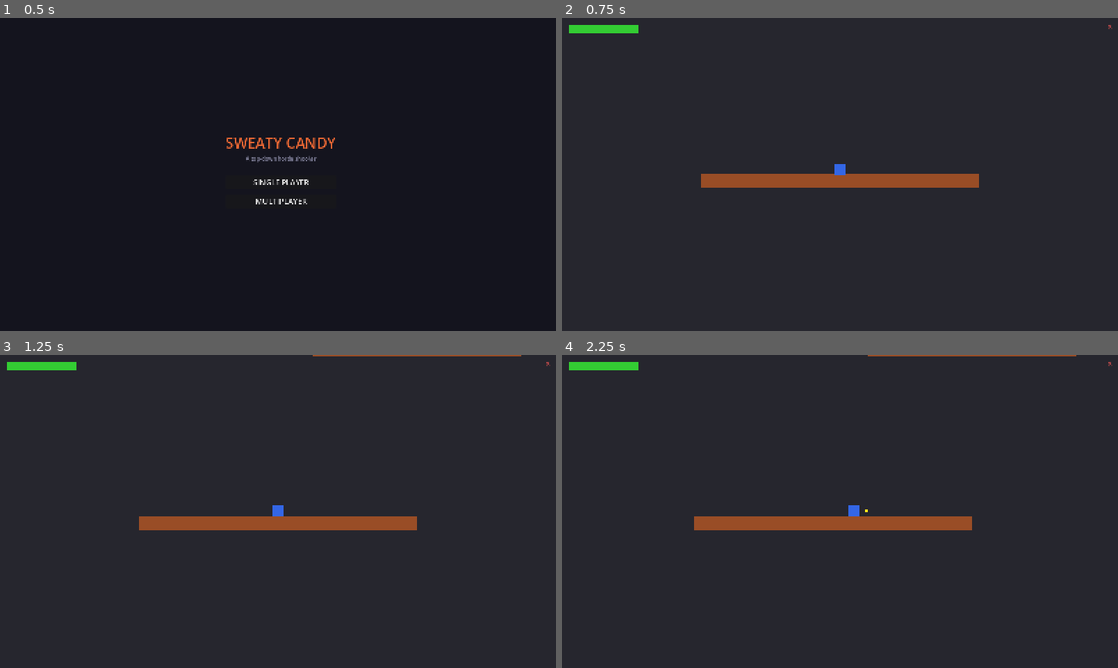
Above: before the commit, frames 1-4 (two rows, left to right).
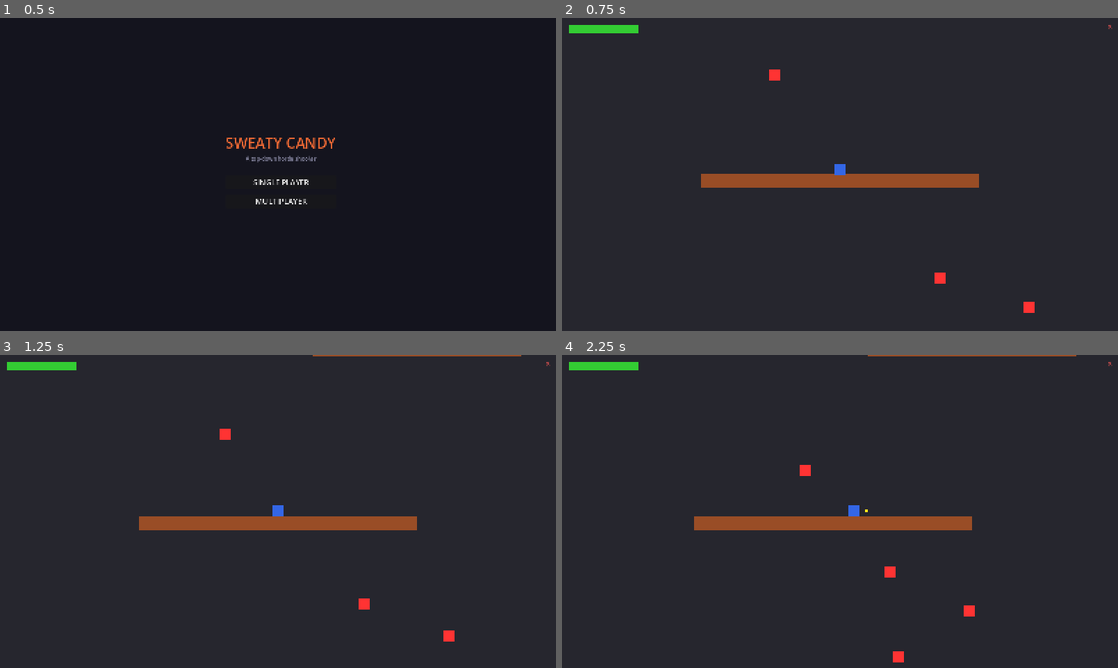
Above: after the commit, the same moments.

Repository: peter-lee97/sweaty-candy
Game: Godot game, scene res://scenes/ui/main_menu.tscn
The game is run twice, just before and just after one commit, with the same random seed, the same clock (stepped at 60 frames per second) and the same inputs.
Inputs (mouse positions are in pixels of both pictures, inside the frame that each line leads up to):
- Up to frame 1 (0.5 s): no input
- Up to frame 2 (0.75 s): click "SINGLE PLAYER" at 0.5 s
- Up to frame 3 (1.25 s): no input
- Up to frame 4 (2.25 s): click "X" at 1.25 s; move the mouse to (962, 495) at 2.02 s; press the mouse at (962, 495) at 2.03 s; hold D (move_right) from 2.03 s (still down)

Frame 1 is identical in both runs. In frame 2, 0.2% of the frame differs, in the area x 37-85%, y 16-95%; in frame 3, 0.2%; in frame 4, 0.3%, in the area x 42-75%, y 35-99%.

Commit message:
Add base enemy class with chase AI, damage, and knockback
- Create enemy_base.gd: CharacterBody2D enemy that chases nearest player,
  takes damage on projectile hit, flashes white on hit, receives knockback
- Create enemy_base.tscn: red 32x32 sprite with CharacterBody2D physics
- Update projectile.gd: re-add damage var, detect enemy hits via 'enemy' group
- Add enemy_killed signal to game_events.gd for event bus
- Update game_manager.gd: spawn 5 test enemies in single-player mode,
  handle enemy_killed with 15% health pickup drop chance
- Update game.tscn: add Enemies and Pickups containers under EntityContainer

Diff:
--- /dev/null
+++ b/client/scenes/enemies/enemy_base.tscn
@@ -0,0 +1,20 @@
+[gd_scene load_steps=3 format=3]
+
+[ext_resource type="Script" path="res://scripts/enemies/enemy_base.gd" id="1_script"]
+
+[sub_resource type="RectangleShape2D" id="RectangleShape2D_enemy"]
+size = Vector2(28, 28)
+
+[node name="EnemyBase" type="CharacterBody2D"]
+groups = ["enemy"]
+collision_layer = 2
+collision_mask = 17
+script = ExtResource("1_script")
+
+[node name="Sprite" type="ColorRect" parent="."]
+size = Vector2(32, 32)
+position = Vector2(-16, -16)
+color = Color(1.0, 0.2, 0.2, 1.0)
+
+[node name="CollisionShape2D" type="CollisionShape2D" parent="."]
+shape = SubResource("RectangleShape2D_enemy")
--- a/client/scenes/game/game.tscn
+++ b/client/scenes/game/game.tscn
@@ -73,6 +73,10 @@
 unique_name_in_owner = true
 
 [node name="Players" type="Node2D" parent="EntityContainer" unique_id=1099272114]
+
+[node name="Enemies" type="Node2D" parent="EntityContainer"]
+
+[node name="Pickups" type="Node2D" parent="EntityContainer"]
 
 [node name="HUD" type="CanvasLayer" parent="." unique_id=1125374998]
 script = ExtResource("4_hud_script")
--- a/client/scripts/autoload/game_events.gd
+++ b/client/scripts/autoload/game_events.gd
@@ -3,6 +3,7 @@
 signal player_health_changed(current_health: int, max_health: int)
 signal player_died
 signal projectile_fired
+signal enemy_killed(kill_position: Vector2, score_value: int)
 signal game_completed(won: bool, time_sec: float, accuracy: float, shots_fired: int, shots_hit: int)
 
 var ui_blocking_input: bool = false
--- /dev/null
+++ b/client/scripts/enemies/enemy_base.gd
@@ -0,0 +1,57 @@
+extends CharacterBody2D
+
+@export var hp: int = 50
+@export var move_speed: float = 125.0
+@export var score_value: int = 100
+
+var _knockback: Vector2 = Vector2.ZERO
+var _original_color: Color
+
+
+func _ready() -> void:
+	_original_color = $Sprite.modulate
+
+
+func _physics_process(delta: float) -> void:
+	var player := _find_nearest_player()
+	if player:
+		velocity = global_position.direction_to(player.global_position) * move_speed + _knockback
+	else:
+		velocity = _knockback
+	_knockback = _knockback.lerp(Vector2.ZERO, delta * 8.0)
+	if _knockback.length() < 2.0:
+		_knockback = Vector2.ZERO
+	move_and_slide()
+
+
+func take_damage(amount: int, knockback_dir: Vector2) -> void:
+	hp -= amount
+	_knockback = knockback_dir * 400.0
+	_flash_hit()
+	if hp <= 0:
+		_die()
+
+
+func _flash_hit() -> void:
+	$Sprite.modulate = Color.WHITE
+	await get_tree().create_timer(0.1).timeout
+	if is_queued_for_deletion():
+		return
+	$Sprite.modulate = _original_color
+
+
+func _die() -> void:
+	GameEvents.enemy_killed.emit(global_position, score_value)
+	queue_free()
+
+
+func _find_nearest_player() -> Node2D:
+	var players: Array = get_tree().get_nodes_in_group("player")
+	var nearest: Node2D
+	var min_dist: float = INF
+	for p in players:
+		var dist: float = global_position.distance_squared_to(p.global_position)
+		if dist < min_dist:
+			min_dist = dist
+			nearest = p
+	return nearest
--- a/client/scripts/game/game_manager.gd
+++ b/client/scripts/game/game_manager.gd
@@ -11,11 +11,13 @@
 func _ready() -> void:
 	GameEvents.player_died.connect(_on_player_died)
 	GameEvents.projectile_fired.connect(_on_projectile_fired)
+	GameEvents.enemy_killed.connect(_on_enemy_killed)
 
 	if GameData.multiplayer_session_active:
 		_setup_network_mode()
 	else:
 		_spawn_player()
+		_spawn_test_enemies()
 
 
 func _setup_network_mode() -> void:
@@ -91,6 +93,22 @@
 	return {"time": 0.0, "accuracy": 0.0, "fired": _shots_fired, "hit": 0}
 
 
+func _spawn_test_enemies() -> void:
+	var enemy_scene: PackedScene = load("res://scenes/enemies/enemy_base.tscn")
+	for i in range(5):
+		var enemy: Node = enemy_scene.instantiate()
+		enemy.global_position = Vector2(randf_range(-600.0, 600.0), randf_range(-600.0, 600.0))
+		%EntityContainer/Enemies.add_child(enemy)
+
+
+func _on_enemy_killed(kill_position: Vector2, _score_value: int) -> void:
+	if randf() < 0.15:
+		var pickup_scene: PackedScene = load("res://scenes/pickups/health_pickup.tscn")
+		var pickup: Area2D = pickup_scene.instantiate()
+		pickup.global_position = kill_position
+		%EntityContainer/Pickups.add_child(pickup)
+
+
 func _on_player_died() -> void:
 	var stats := _compute_stats()
 	if GameData.multiplayer_session_active:
--- a/client/scripts/projectiles/projectile.gd
+++ b/client/scripts/projectiles/projectile.gd
@@ -1,6 +1,7 @@
 extends Area2D
 
 @export var speed: float = 500.0
+@export var damage: int = 25
 
 var _direction: Vector2 = Vector2.RIGHT
 
@@ -16,3 +17,7 @@
 func _on_body_entered(body: Node2D) -> void:
 	if body.is_in_group("world"):
 		queue_free()
+	elif body.is_in_group("enemy"):
+		if body.has_method("take_damage"):
+			body.take_damage(damage, global_position.direction_to(body.global_position))
+		queue_free()
